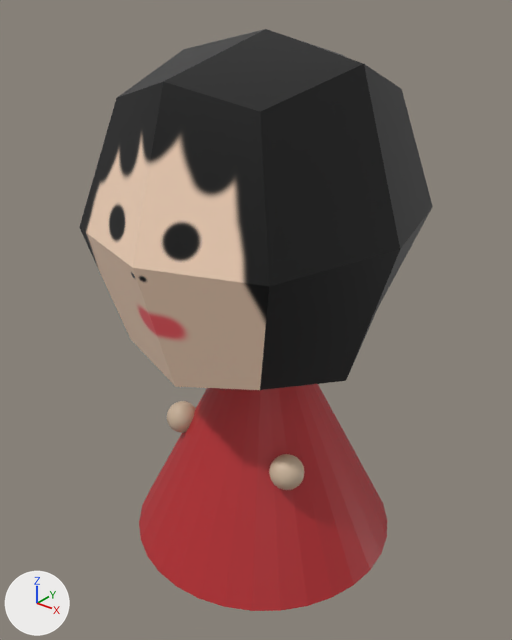
Two versions of the glTF model src/model/host.gltf, one commit apart.
One viewpoint serves both versions: a camera (50 mm lens) standing at (2.78, -3.57, 3.92) and looking at (-0.02, -0.07, 1.74). The lights are fixed; the arrows at lower left show +X, +Y and +Z. Where no turn or scale is listed for an object, it has been applied to the vertices.

The first picture shows 'Cube', '円錐', '球', '球.001'.
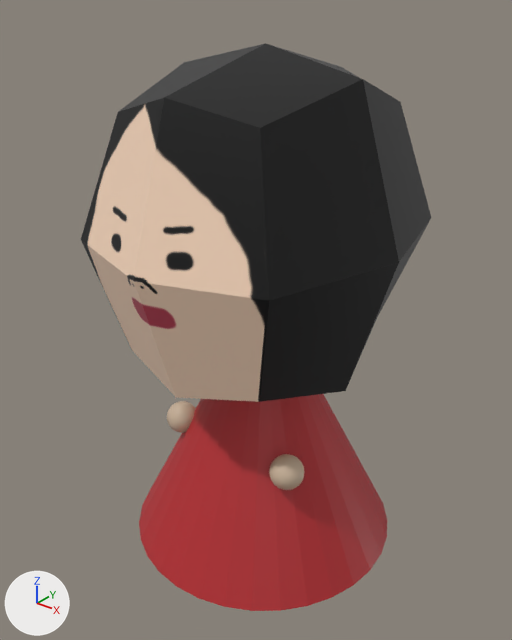
Boxes [x1, y1, x2, y2] around the edits, measured in the pictures (512 x 640 px):
'Cube', recoloured, moved (brown to beige): before [79, 29, 433, 390]; after [81, 44, 431, 402]

Patch to the scene script:
```diff
--- a/src/model/host.gltf.py
+++ b/src/model/host.gltf.py
@@ img_material_base_color_1 @@
+img_material_base_color_1 = load_image('Material_Base_Color', '_unpacked/Material_Base_Color', 1024, 1024, 'sRGB')
@@ mat_material_001 @@
+mat_material_001 = principled_material('Material.001')
+mat_material_001.texture = img_material_base_color_1
+mat_material_001.roughness = 0.4
@@ me_cube @@
 me_cube.from_pydata(...)  # 26 vertices, 48 faces; spans x -1.0..1.0, y -1.17..1.15, z -1.07..1.15
-me_cube.materials.append(mat_material)  # picture img_material_base_color
+me_cube.materials.append(mat_material_001)  # picture img_material_base_color_1
@@ ob_cube @@
 ob_cube = bpy.data.objects.new('Cube', me_cube)
-ob_cube.location = (0.0, 0.0, 2.485)
+ob_cube.location = (0.0, 0.0, 2.405)
```
